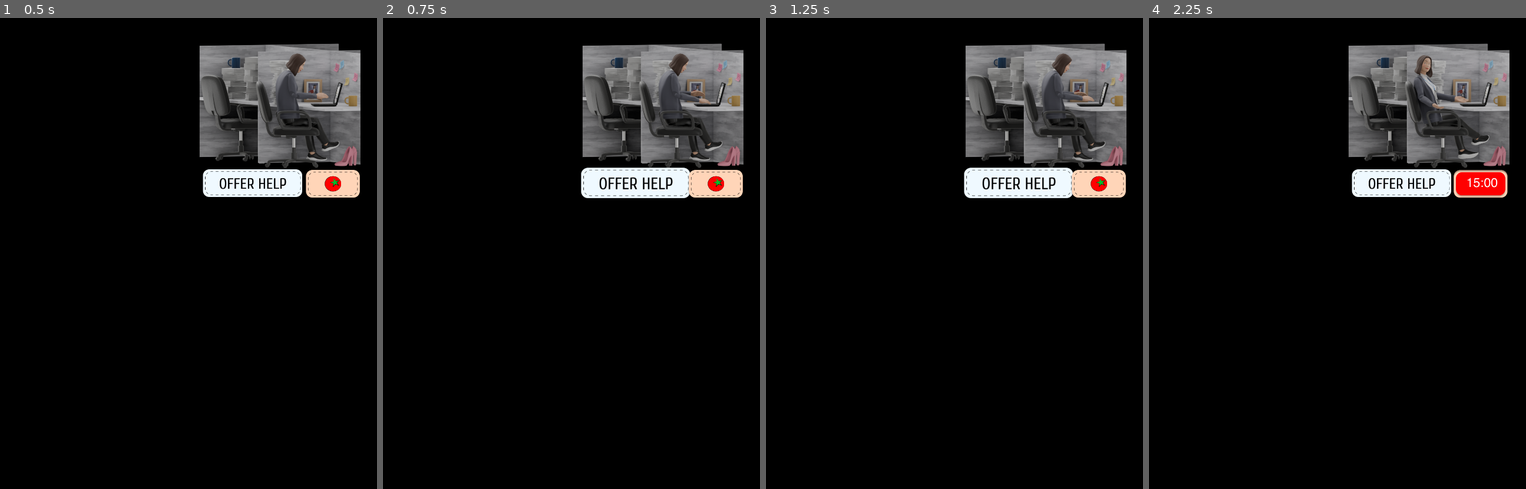
Above: before the commit, frames 1-4 (left to right).
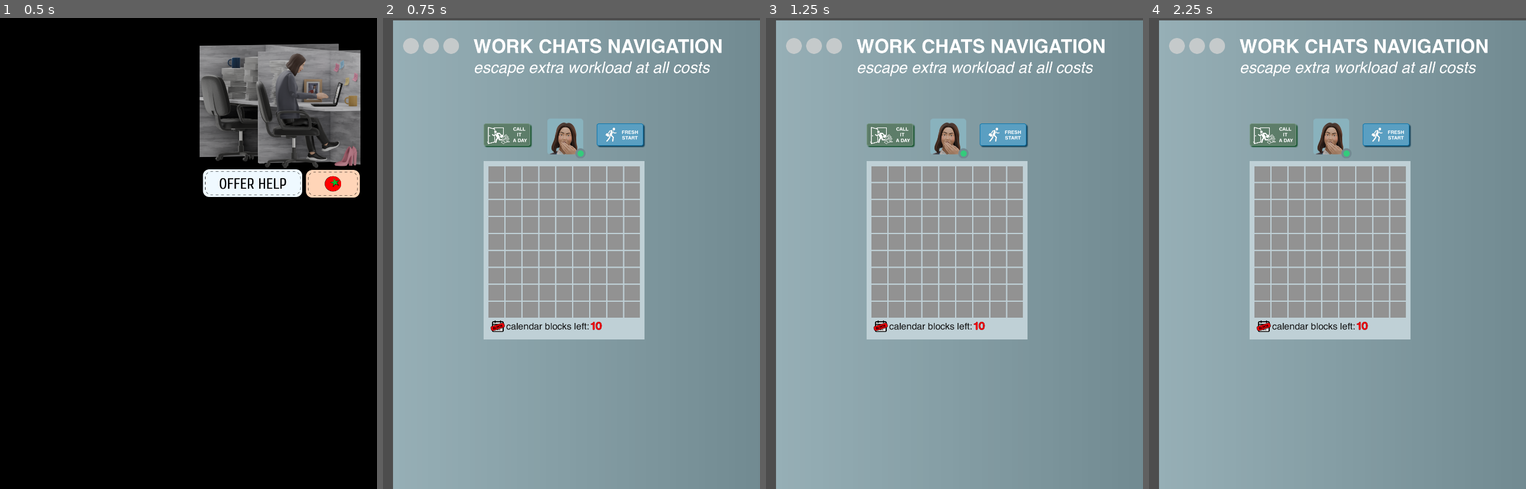
Above: after the commit, the same moments.

Repository: grkovalev/office-game
Game: Godot game, scene res://node.tscn
Same seed, same stepped clock (60 frames per second), same inputs: the game is played once before the commit and once after it.
Inputs (mouse positions are in pixels of both pictures, inside the frame that each line leads up to):
- Up to frame 1 (0.5 s): no input
- Up to frame 2 (0.75 s): click (635, 182) at 0.5 s
- Up to frame 3 (1.25 s): no input
- Up to frame 4 (2.25 s): click (1480, 182) at 1.25 s; click (1480, 182) at 2 s

Frame 1 is identical in both runs. In frame 2, 99% of the frame differs, in the area x 0-100%, y 0-100%; in frame 3, 99%; in frame 4, 99%.

Commit message:
minesweeper opens from the idler screen
minesweeper opens from the idler screen, exit button closes minesweeper

Diff:
--- a/main.gd
+++ b/main.gd
@@ -1,6 +1,12 @@
 extends Node2D
 
-# Called when the node enters the scene tree for the first time.
-func _ready():
-	# Set bg transparent.
+const MINESWEEPER_SCENE := preload("res://minesweeper.tscn")
+
+func _ready() -> void:
 	get_tree().get_root().set_transparent_background(true)
+	$btn_offer_help.pressed.connect(_on_btn_offer_help_pressed)
+
+func _on_btn_offer_help_pressed() -> void:
+	var minesweeper := MINESWEEPER_SCENE.instantiate()
+	get_tree().root.add_child(minesweeper)
+	minesweeper.get_node("Window").popup_centered()
--- a/minesweeper.gd
+++ b/minesweeper.gd
@@ -5,6 +5,7 @@
 @onready var avaAnim: AnimatedSprite2D = $Window/avatar_slack
 @onready var number_calblocks: Label = $Window/number_calblocks
 @onready var restartbtn: TextureButton = $Window/restartbtn
+@onready var exitbtn: TextureButton = $Window/exitbtn
 @onready var winlostmsg = get_node_or_null("Window/winlostmsg")
 
 signal game_over_signal
@@ -23,6 +24,7 @@
 
 func _ready() -> void:
 	restartbtn.pressed.connect(_new_game)
+	exitbtn.pressed.connect(_on_exitbtn_pressed)
 	if tiles == null:
 		push_error("Tiles are not defined")
 
@@ -171,6 +173,9 @@
 func _check_win() -> bool:
 	return board.is_won()
 
+func _on_exitbtn_pressed() -> void:
+	queue_free()
+
 func _new_game():
 	gg = false
 	if winlostmsg:
